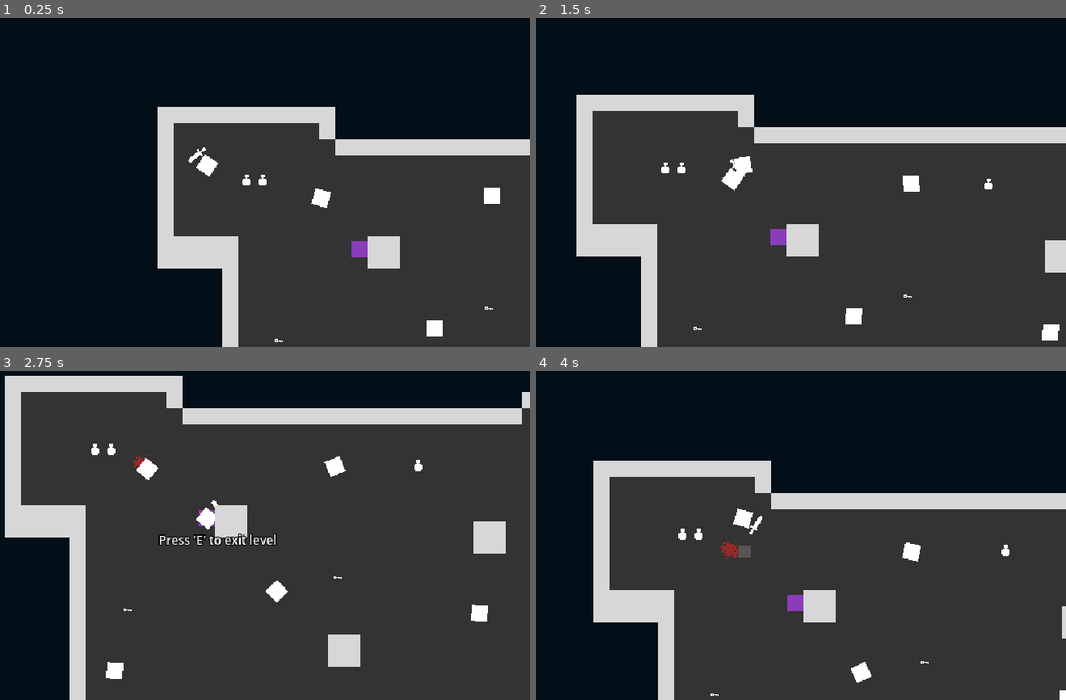
Above: before the commit, frames 1-4 (two rows, left to right).
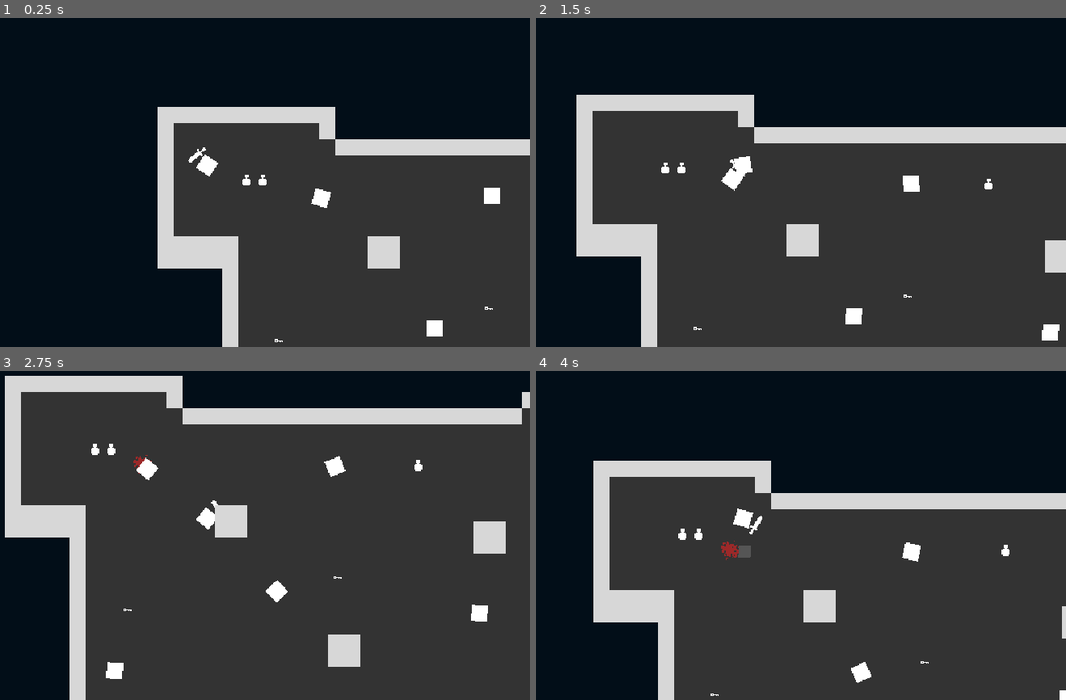
Above: after the commit, the same moments.

Repository: zMenta/Cubesh
Game: Godot game, scene res://main/main.tscn
Same seed, same stepped clock (60 frames per second), same inputs: the game is played once before the commit and once after it.
Inputs (mouse positions are in pixels of both pictures, inside the frame that each line leads up to):
- Up to frame 1 (0.25 s): no input
- Up to frame 2 (1.5 s): tap Enter at 0.5 s; move the mouse to (885, 146) at 0.52 s; hold D (right) 0.53-1.28 s; tap E (interact) at 0.6 s; move the mouse to (615, 182) at 1.27 s; hold S (down) from 1.28 s (still down); click (615, 182) at 1.35 s
- Up to frame 3 (2.75 s): tap E (interact) at 1.55, 2.3 s; move the mouse to (270, 436) at 2.02 s; release S (down) at 2.03 s; hold D (right) from 2.03 s (still down); tap Space (dodge) at 2.1 s
- Up to frame 4 (4 s): tap E (interact) at 2.75, 2.85, 3.6 s; move the mouse to (710, 591) at 2.77 s; release D (right) at 2.78 s; hold W (up) 2.78-3.53 s; move the mouse to (938, 571) at 3.52 s; hold A (left) from 3.53 s (still down)

The runs differ from the first frame. In frame 1, 0.1% of the frame differs, in the area x 66-70%, y 67-73%; in frame 2, 0.1%; in frame 3, 0.5%, in the area x 29-53%, y 42-54%; in frame 4, 0.1%.

Commit message:
map_exit script -> generic interractable_area

Diff:
--- a/main/main.tscn
+++ b/main/main.tscn
@@ -1,10 +1,9 @@
-[gd_scene load_steps=7 format=3 uid="uid://pupvaq8lygih"]
+[gd_scene load_steps=6 format=3 uid="uid://pupvaq8lygih"]
 
 [ext_resource type="Script" path="res://main/main.gd" id="1_df2tq"]
 [ext_resource type="PackedScene" uid="uid://c7easjs18gum6" path="res://player/player.tscn" id="1_khuke"]
 [ext_resource type="PackedScene" uid="uid://crp5l2fn0pioe" path="res://maps/TestInheritedmap.tscn" id="2_r367f"]
 [ext_resource type="PackedScene" uid="uid://doa2egg8a8oi3" path="res://enemies/slime.tscn" id="3_ejj0t"]
-[ext_resource type="PackedScene" uid="uid://2v8odbjiw3vl" path="res://maps/props/map_exit.tscn" id="4_mf27l"]
 [ext_resource type="PackedScene" uid="uid://q3clhfv747at" path="res://ui/tooltip/tooltip.tscn" id="5_p63od"]
 
 [node name="Main" type="Node"]
@@ -44,9 +43,6 @@
 position = Vector2(549, 251)
 rotation = -1.54484
 
-[node name="MapExit" parent="Map/BaseTileMap" instance=ExtResource("4_mf27l")]
-position = Vector2(280, 157)
-
 [node name="Player" parent="Map" instance=ExtResource("1_khuke")]
 position = Vector2(129, 74)
 
--- a/maps/props/map_exit.gd
+++ b/maps/props/interactable_area.gd
@@ -1,5 +1,9 @@
 extends Area2D
+class_name InteractableArea
 
+signal interacted
+
+@export var tooltip_text : String = "tooltip"
 var can_interact := false
 
 func _on_body_entered(_body:Node2D) -> void:
@@ -14,4 +18,4 @@
 
 func _unhandled_key_input(_event: InputEvent) -> void:
 	if Input.is_action_just_pressed("interact") and can_interact:
-		print("player interaction")
+		interacted.emit()
--- a/maps/props/map_exit.tscn
+++ b/maps/props/map_exit.tscn
@@ -1,14 +1,14 @@
 [gd_scene load_steps=4 format=3 uid="uid://2v8odbjiw3vl"]
 
 [ext_resource type="Texture2D" uid="uid://djmif1cdtrbmq" path="res://common/assets.png" id="1_3n6o3"]
-[ext_resource type="Script" path="res://maps/props/map_exit.gd" id="1_kn772"]
+[ext_resource type="Script" path="res://maps/props/interactable_area.gd" id="1_ih760"]
 
 [sub_resource type="RectangleShape2D" id="RectangleShape2D_cg13s"]
 size = Vector2(16, 16)
 
 [node name="MapExit" type="Area2D"]
 collision_layer = 16
-script = ExtResource("1_kn772")
+script = ExtResource("1_ih760")
 
 [node name="CollisionShape2D" type="CollisionShape2D" parent="."]
 shape = SubResource("RectangleShape2D_cg13s")
